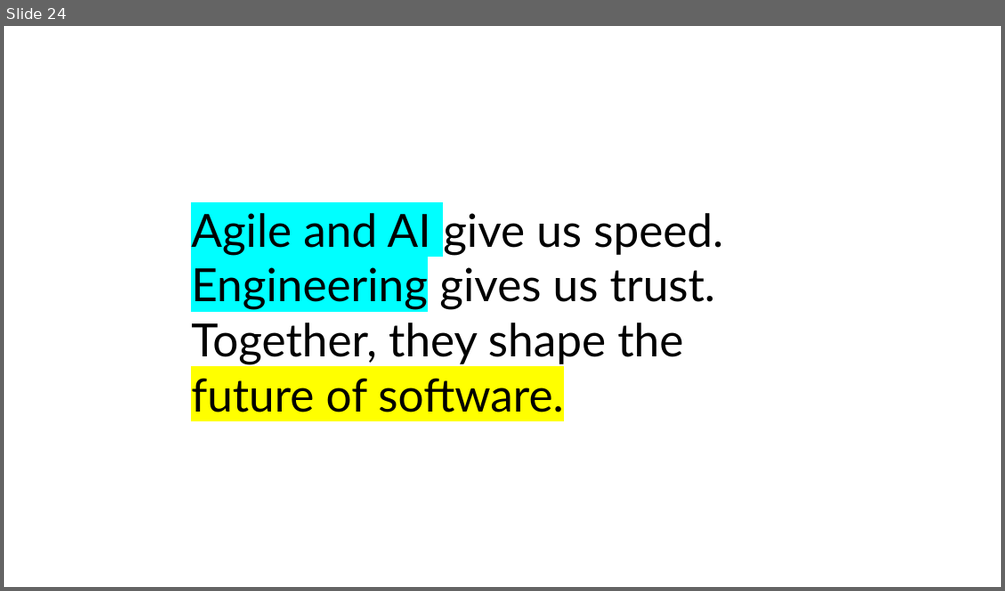
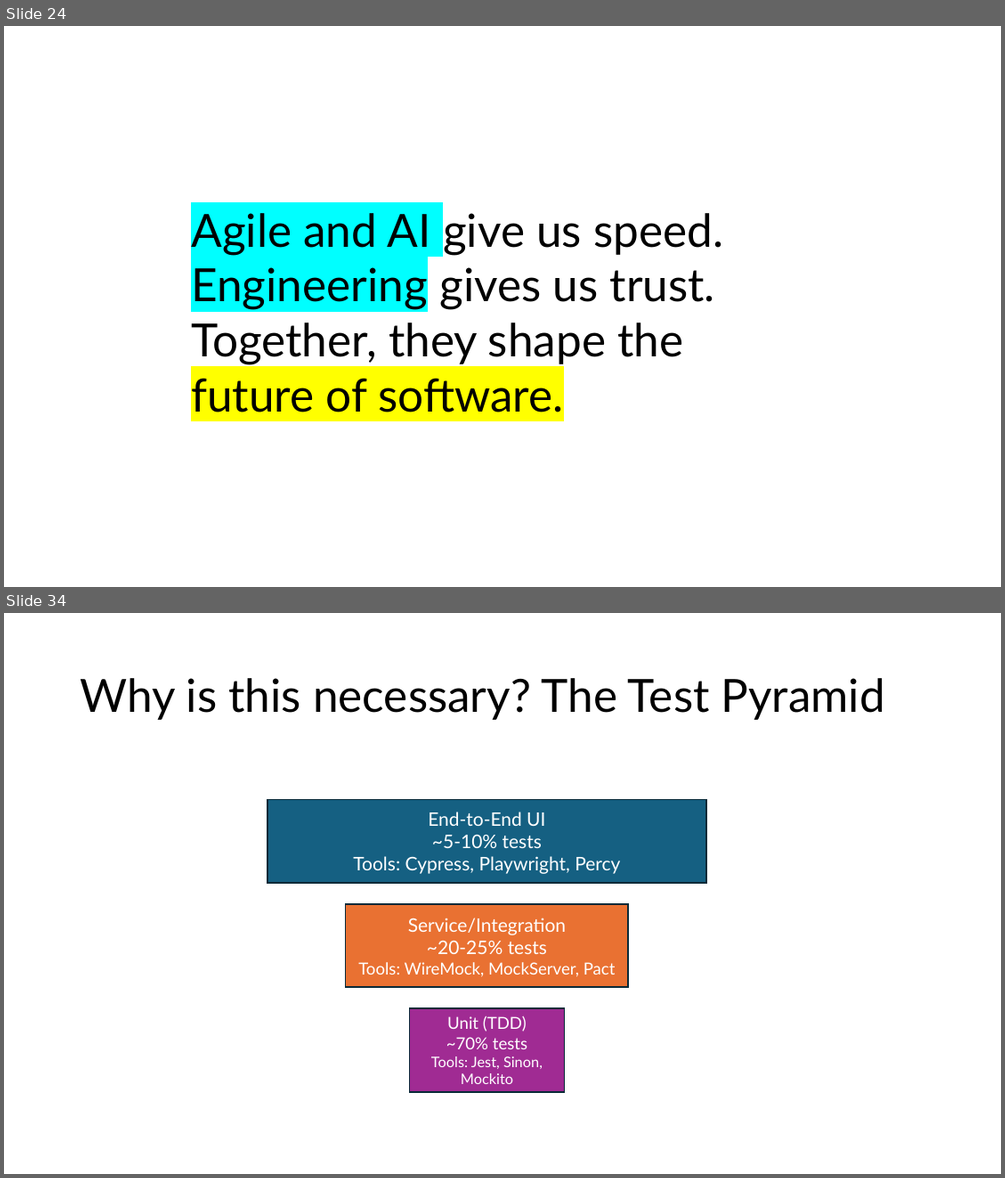
Before and after one commit to HeitorRoriz/NodeJS-Workshop, a slide deck: learning_material/Agile Software Engineering.pptx. Shown one above the other, each under a label of ours: slide 24 before the commit, slides 24 and 34 after it; the slides between them are not shown. The pictures are 1005x591 and 1005x1178 pixels, drawn with LibreOffice and Linux fonts; fonts in the diff are those of the drawing. Boxes give left, top, right and bottom in pixels: in the first picture for what was removed or moved away, otherwise in the second. Text is boxed around its words. In the diff, an @@ line names an element or a change of style, - is before the commit and + after.

```diff
--- a/learning_material/Agile Software Engineering.pptx
+++ b/learning_material/Agile Software Engineering.pptx
@@ slide 34 added at [4,613,1001,1174], background #FFFFFF @@
@@ title added at [80,678,885,720], 44 pt, text #000000 @@
+Why is this necessary? The Test Pyramid
@@ rectangle added at [268,799,707,882], fill #156082, outline #092A39 1.5 pt, 18 pt, text #FFFFFF @@
+End-to-End UI
+~5-10% tests
+Tools: Cypress, Playwright, Percy
@@ rectangle added at [346,904,629,987], fill #E97132, outline #092A39 1.5 pt, 18 pt, text #FFFFFF @@
+Service/Integration
+~20-25% tests
+Tools: WireMock, MockServer, Pact
@@ rectangle added at [409,1008,564,1092], fill #A02B93, outline #092A39 1.5 pt, 14 pt, text #FFFFFF @@
+Unit (TDD)
+~70% tests
+Tools: Jest, Sinon, Mockito
```
Also in this commit, not shown: 2 slides changed, 10 other slides added, 1 other file.
